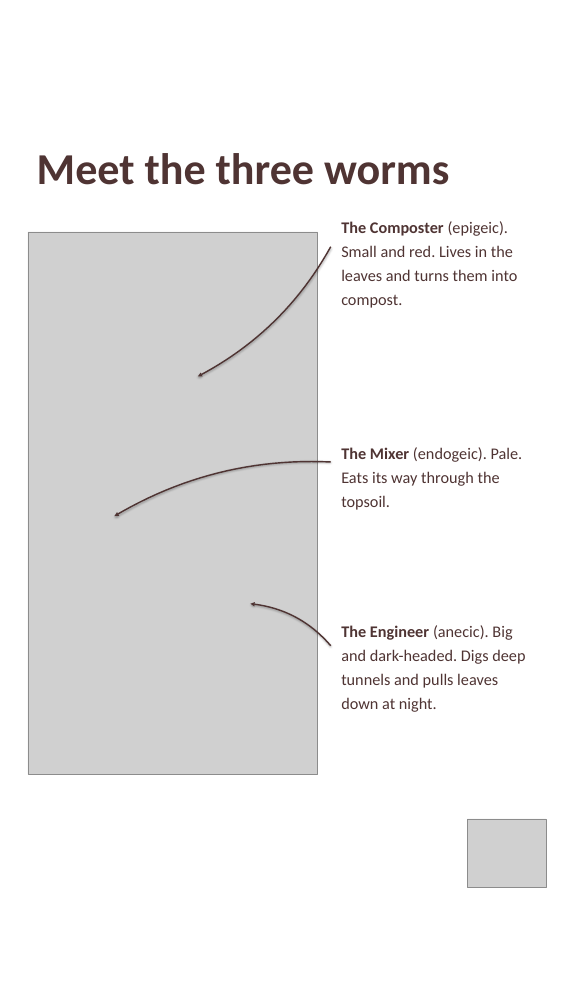
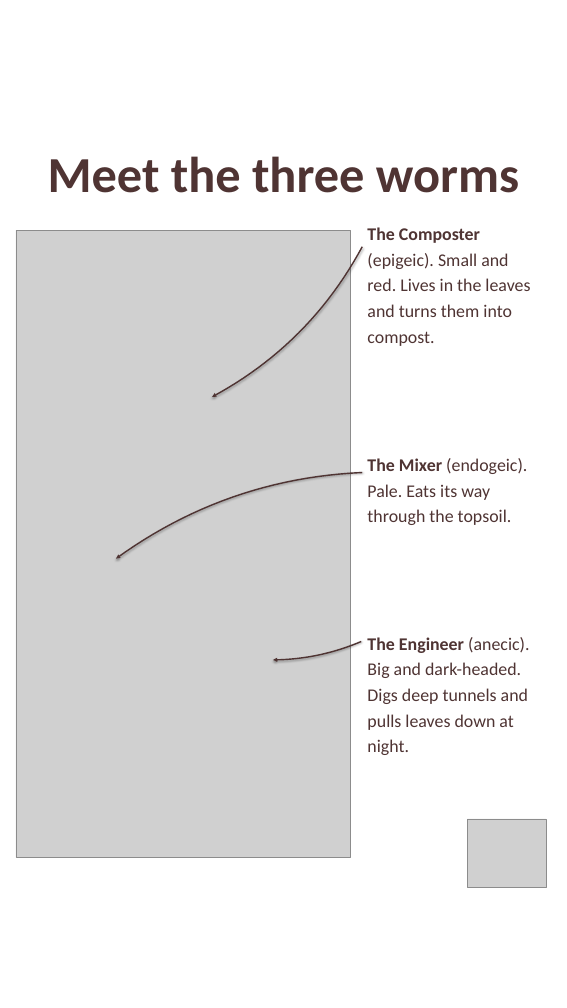
Before and after one commit to linneamoritznyc/final-SFWsite-Linnea, a slide deck: slide 4 of social/earthworm-day-2026-10-21/21-10-2026-wed-ig-story-earthworm.pptx. Drawn at 567x1008 pixels with LibreOffice and Linux fonts; fonts in the diff are those of the drawing; grey boxes stand for pictures. Boxes give left, top, right and bottom in pixels: in the first picture for what was removed or moved away, otherwise in the second. Text is boxed around its words. In the diff, an @@ line names an element or a change of style, - is before the commit and + after.

```diff
--- a/social/earthworm-day-2026-10-21/21-10-2026-wed-ig-story-earthworm.pptx
+++ b/social/earthworm-day-2026-10-21/21-10-2026-wed-ig-story-earthworm.pptx
@@ text "Meet the three worms": place and size @@
-text "Meet the three worms" at [37, 153, 449, 185]
+text "Meet the three worms" at [48, 156, 519, 193]
@@ text "Meet the three worms" at [48, 156, 519, 193]: size 63 to 72 pt; alignment left to centre; line spacing 1.02 to 1.04 @@
@@ picture: place and size @@
-picture at [28, 232, 318, 774]
+picture at [16, 230, 350, 857]
@@ text at [367, 227, 530, 317]: text changed; size 23.2 to 25.5 pt @@
-The Composter (epigeic).
-Small and red. Lives in the
-leaves and turns them into
+The Composter
+(epigeic). Small and
+red. Lives in the leaves
+and turns them into
@@ text "The Composter": place and size @@
-text "The Composter" at [341, 221, 517, 308]
+text "The Composter" at [367, 227, 530, 317]
@@ text "The Composter" at [367, 227, 530, 317]: size 23.2 to 25.5 pt in "compost."; line spacing 1.22 to 1.2 @@
@@ freeform shape: place and size @@
-freeform shape at [198, 247, 331, 376]
+freeform shape at [212, 247, 362, 397]
@@ freeform shape: place and size @@
-freeform shape at [114, 462, 331, 516]
+freeform shape at [116, 473, 362, 559]
@@ text at [367, 458, 527, 525]: text changed; size 23.2 to 25.5 pt @@
-The Mixer (endogeic). Pale.
-Eats its way through the
-topsoil.
+The Mixer (endogeic).
+Pale. Eats its way
+through the topsoil.
@@ freeform shape: place and size @@
-freeform shape at [250, 604, 331, 646]
+freeform shape at [273, 642, 361, 660]
@@ text at [367, 637, 529, 730]: text changed; size 23.2 to 25.5 pt @@
-The Engineer (anecic). Big
-and dark-headed. Digs deep
-tunnels and pulls leaves
-down at night.
+The Engineer (anecic).
+Big and dark-headed.
+Digs deep tunnels and
+pulls leaves down at
+night.
```
Also in this commit, not shown: 4 other slides changed, 7 other files.
